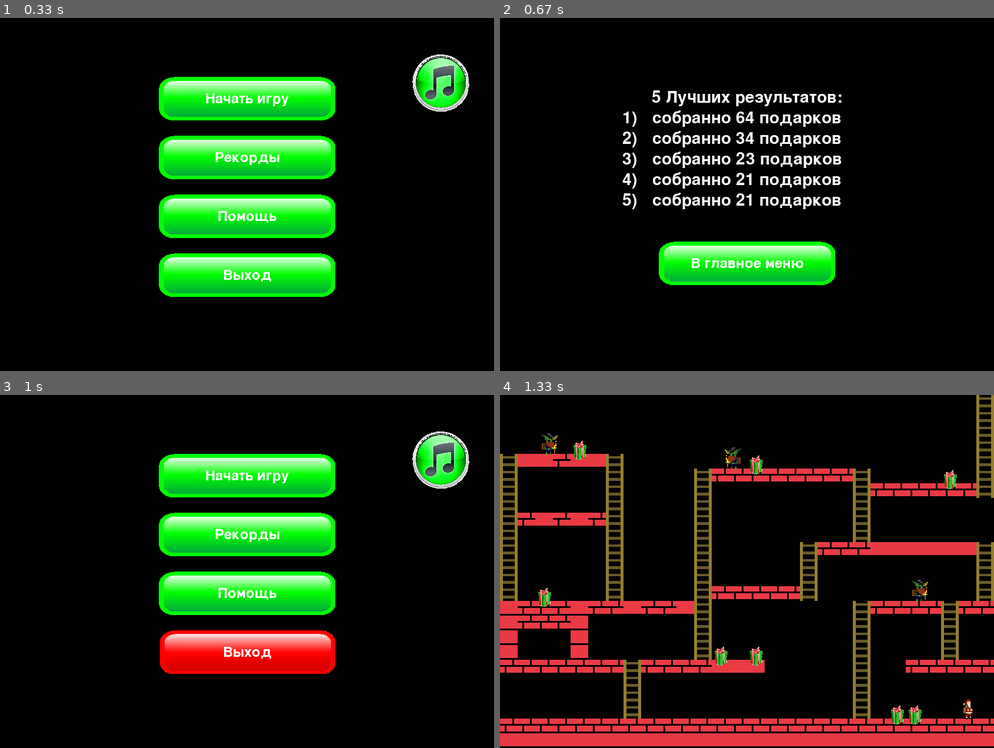
Above: before the commit, frames 1-4 (two rows, left to right).
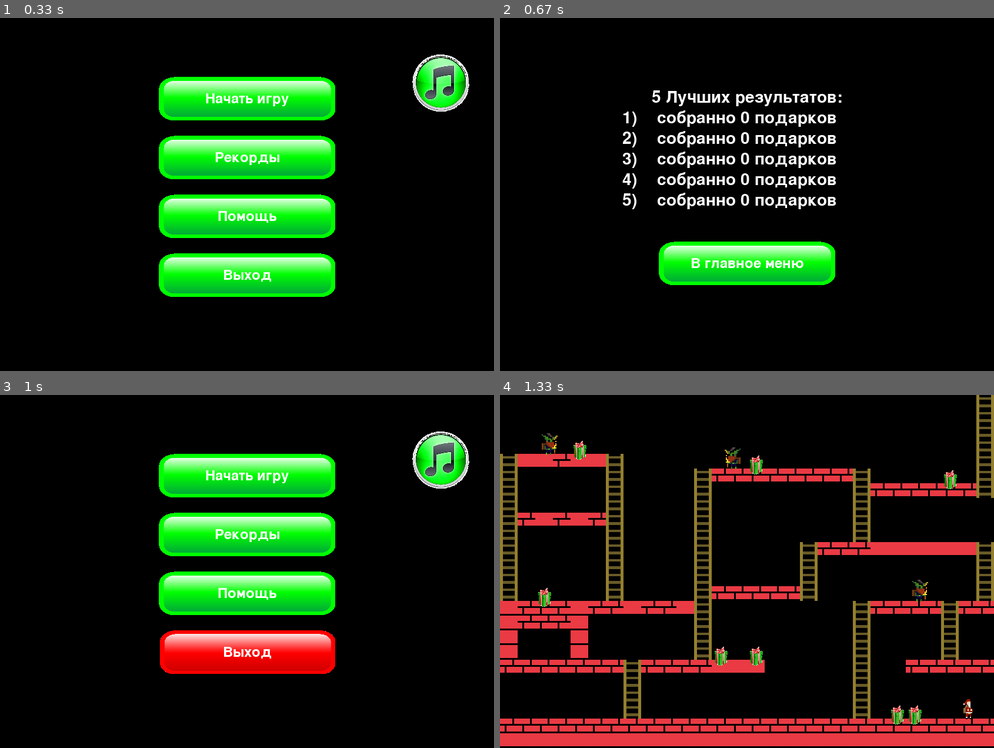
Above: after the commit, the same moments.

Repository: pro100Tos/Pygame_project
Game: pygame game, started from main.py
Two runs of this game, one before a commit and one after it. Both use one fixed random seed, a clock stepped at 60 frames per second and the inputs below.
Inputs:
- Up to frame 1 (0.33 s): no input
- Up to frame 2 (0.67 s): click "Рекорды" at 0.38 s
- Up to frame 3 (1 s): click "В главное меню" at 0.72 s
- Up to frame 4 (1.33 s): click "Начать игру" at 1.05 s

Frame 1 is identical in both runs. In frame 2, 3.3% of the frame differs, in the area x 30-70%, y 26-55%; in frame 3, nothing differs; in frame 4, nothing differs.

Commit message:
Защита проекта

Diff:
--- a/main.py
+++ b/main.py
@@ -543,7 +543,7 @@
     text = "5 Лучших результатов:"
     for points in get_results():
         if points > 1 or points == 0:
-            if points < 5:
+            if points < 5 and points != 0:
                 text += "\n" + "собранно " + str(points) + " подарка"
             else:
                 text += "\n" + "собранно " + str(points) + " подарков"
Binary file changed: coins.db
Binary file changed: records.db
Not shown, added: Пояснительная записка.docx
Not shown, added: Презентация.pptx
